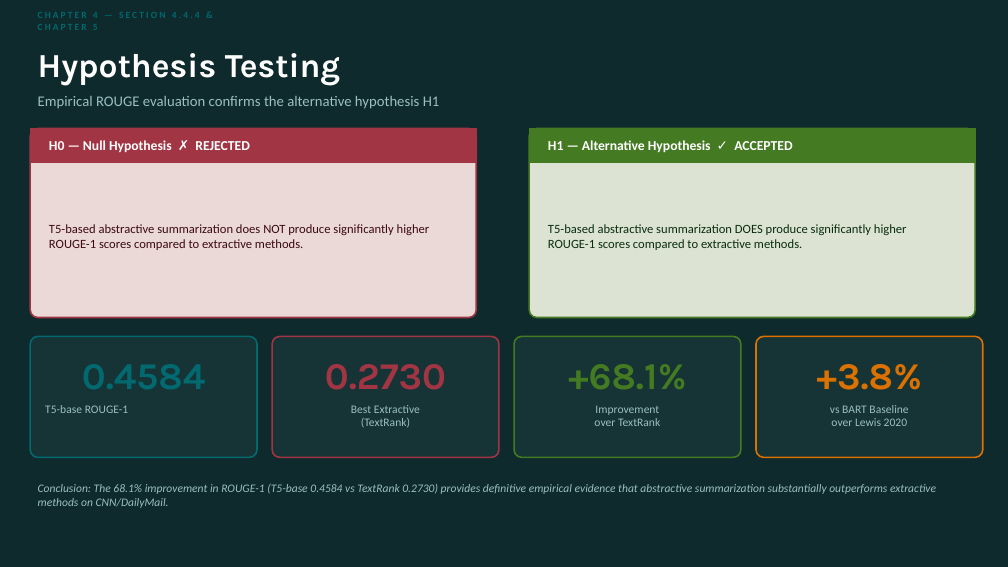
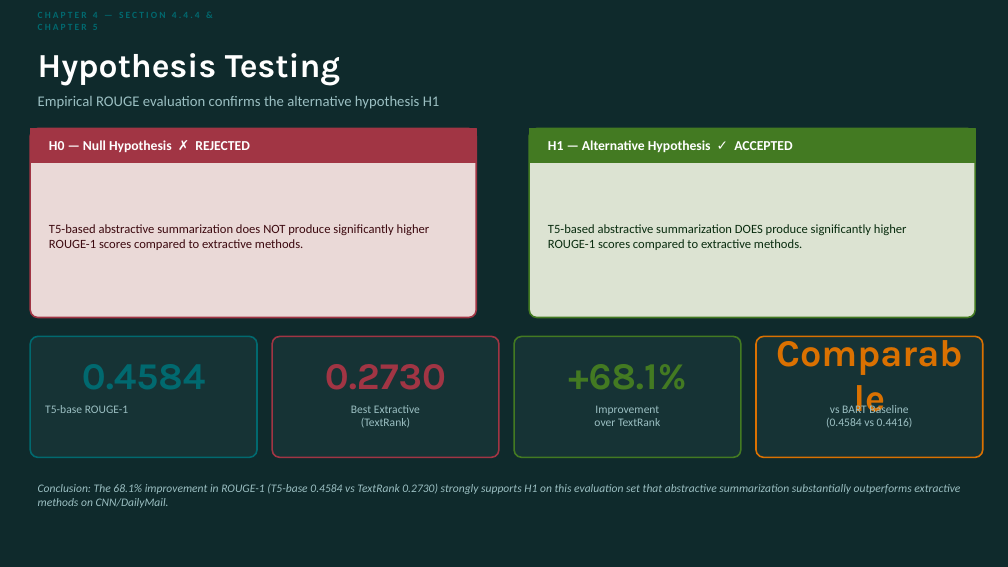
Before and after one commit to CNShivani7/DocSnap-Intelligent-Summarization, a slide deck: slide 14 of DocSnap_Presentation.pptx. Drawn at 1008x567 pixels with LibreOffice and Linux fonts; fonts in the diff are those of the drawing. Boxes give left, top, right and bottom in pixels: in the first picture for what was removed or moved away, otherwise in the second. Text is boxed around its words. In the diff, an @@ line names an element or a change of style, - is before the commit and + after.

Commit message:
Fix BART claim and H1 wording in PPT
- 'exceeds BART by 3.8%' → 'comparable to BART baseline'
- '+3.8%' stat card → '~Parity / Comparable to BART baseline'
- 'H1 conclusive' → 'strongly supports H1'
- NLP timeline DocSnap entry updated to reflect fair comparison context
- Subtitle on ROUGE slide updated to 'comparable to BART baseline'

```diff
--- a/DocSnap_Presentation.pptx
+++ b/DocSnap_Presentation.pptx
@@ text at (817, 364, 922, 390): text changed @@
-+3.8%
+Comparable
@@ text at (826, 418, 913, 428): text changed @@
-over Lewis 2020
+(0.4584 vs 0.4416)
@@ text at (38, 484, 960, 508): text changed @@
-Conclusion: The 68.1% improvement in ROUGE-1 (T5-base 0.4584 vs TextRank 0.2730) provides definitive empirical evidence that abstractive summarization substantially outperforms extractive methods on CNN/DailyMail.
+Conclusion: The 68.1% improvement in ROUGE-1 (T5-base 0.4584 vs TextRank 0.2730) strongly supports H1 on this evaluation set that abstractive summarization substantially outperforms extractive methods on CNN/DailyMail.
```
Also in this commit, not shown: 7 other slides changed.
